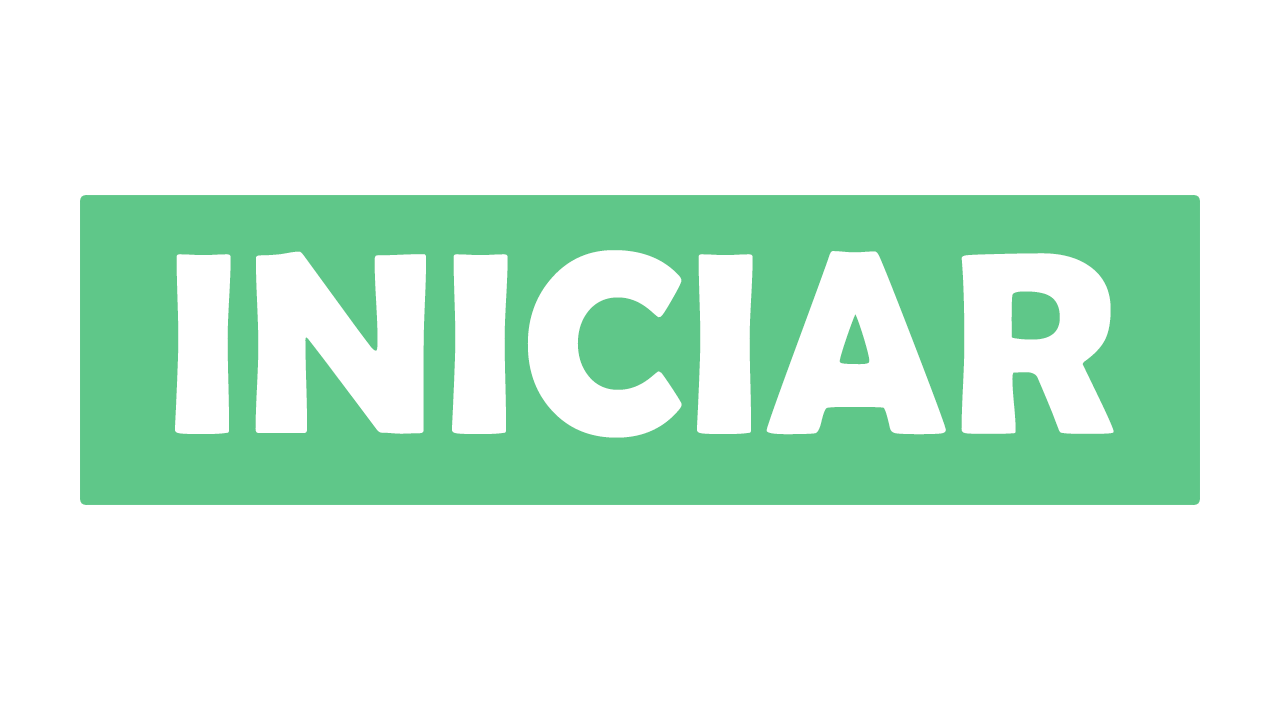
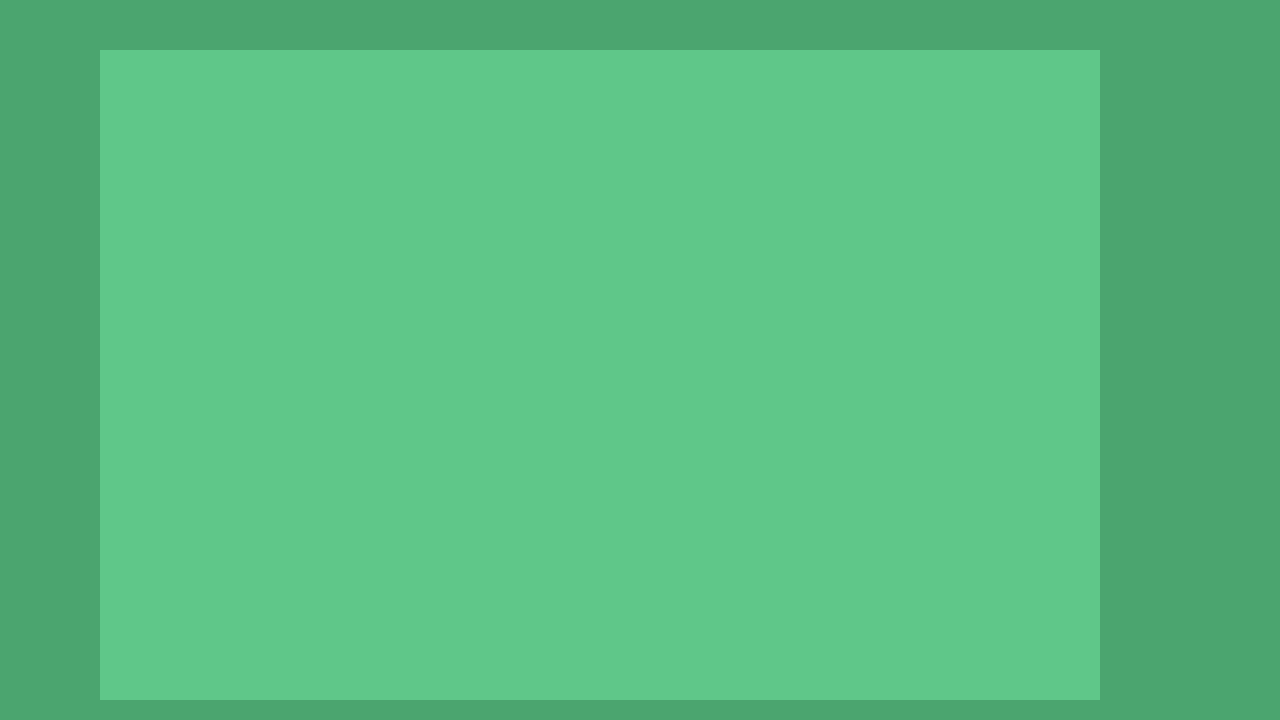
Before/after of a w=1280, h=720 layered artwork. What changed in the layer stack:
hid "INICIAR" (2nd of 2) over [80, 195, 1200, 505]
added layer "Capa 7" above "Capa 1" over [100, 50, 1100, 700]
showed group "Grupo 1" (1 layers) over [0, 0, 1280, 720]
